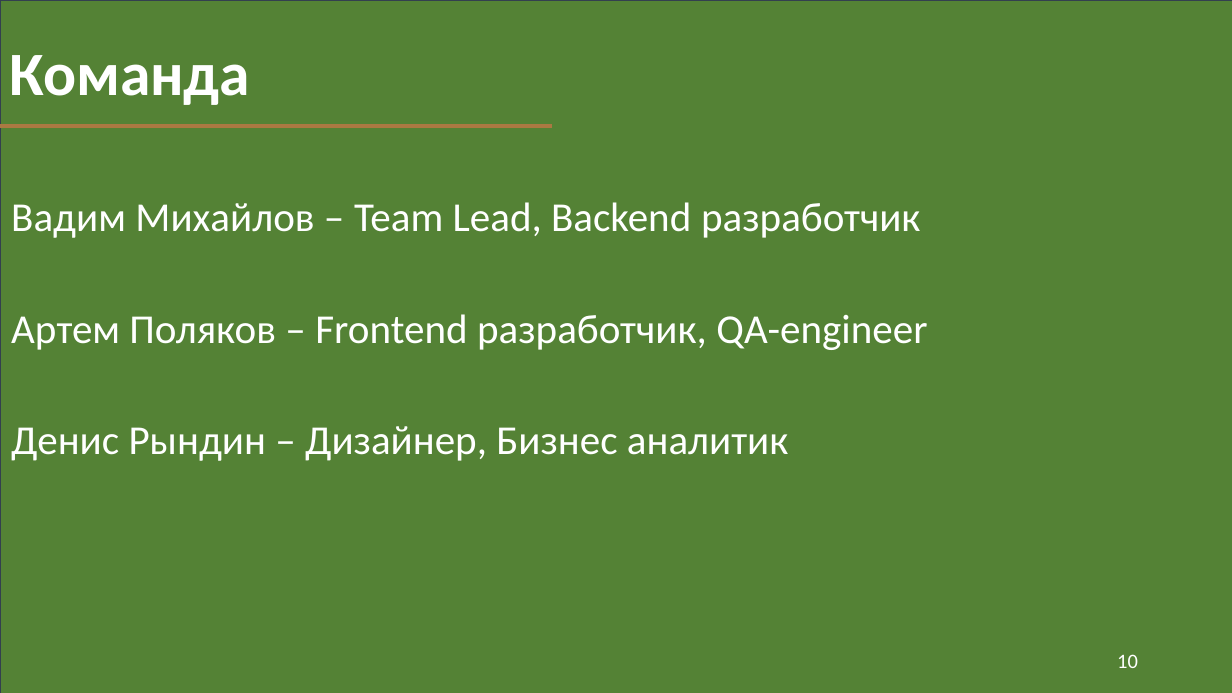
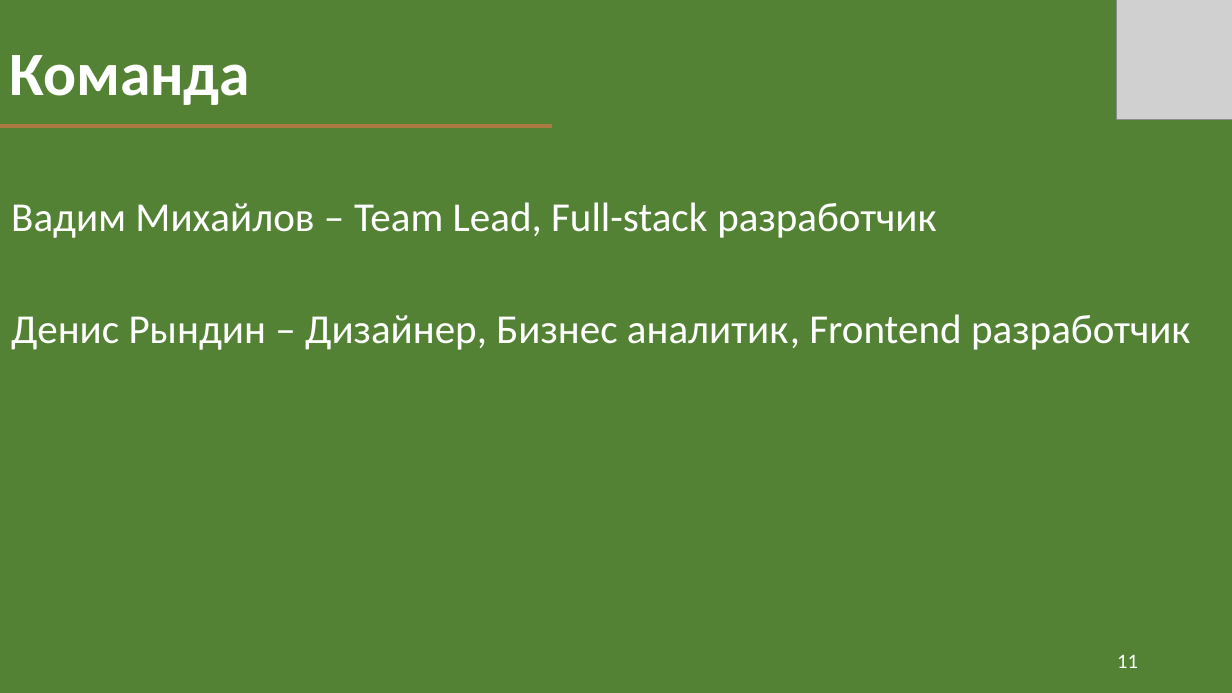
Before and after one commit to FDMan12/news-with-tags, a slide deck: slide 11 of Documentation/my_news_presentation.pptx (slide 10 before the commit). Drawn at 1232x693 pixels with LibreOffice and Linux fonts; fonts in the diff are those of the drawing; grey boxes stand for pictures. Boxes give left, top, right and bottom in pixels: in the first picture for what was removed or moved away, otherwise in the second. Text is boxed around its words. In the diff, an @@ line names an element or a change of style, - is before the commit and + after.

```diff
--- a/Documentation/my_news_presentation.pptx
+++ b/Documentation/my_news_presentation.pptx
@@ picture added at (x1=1116, y1=0, x2=1232, y2=119) @@
@@ subtitle at (x1=11, y1=202, x2=1190, y2=350): text changed @@
-Вадим Михайлов – Team Lead, Backend разработчик
-Артем Поляков – Frontend разработчик, QA-engineer
-Денис Рындин – Дизайнер, Бизнес аналитик
+Вадим Михайлов – Team Lead, Full-stack разработчик
+Денис Рындин – Дизайнер, Бизнес аналитик, Frontend разработчик
@@ page number at (x1=1117, y1=655, x2=1138, y2=668): text changed @@
-10
+11
```
Also in this commit, not shown: 8 other slides changed, 1 slide added, 3 other files.
